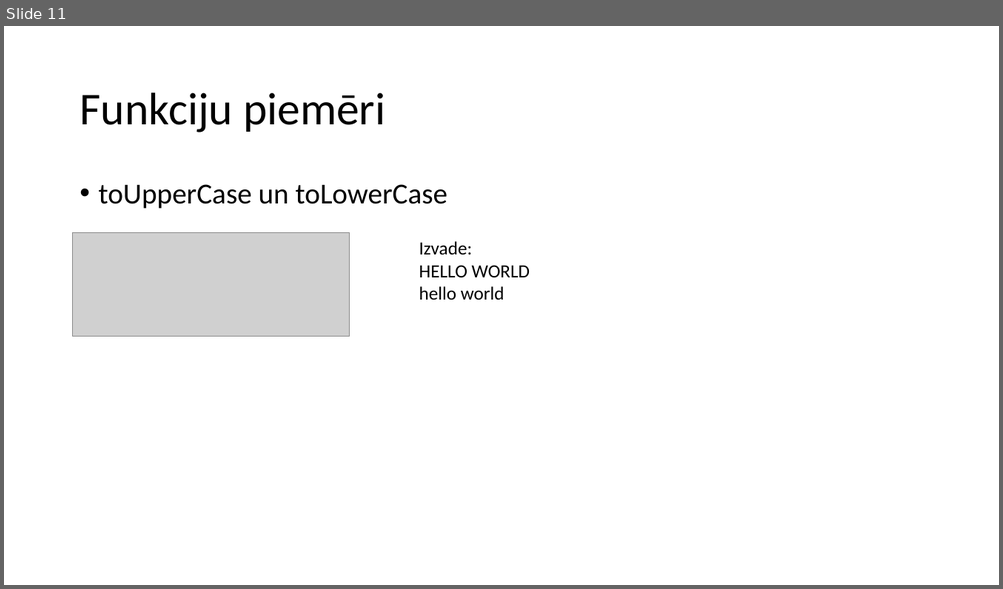
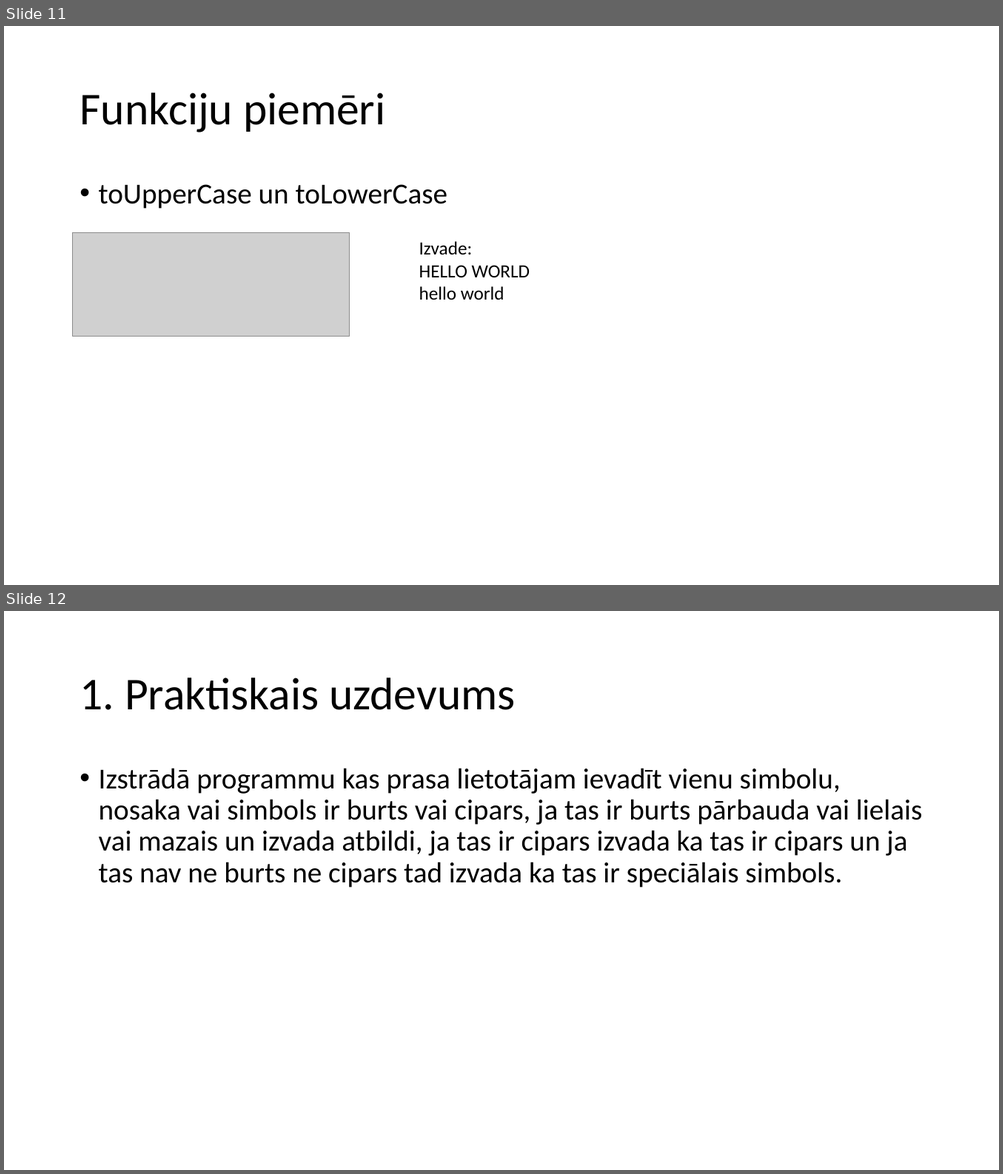
Before and after one commit to minime556/Eksamens, a slide deck: MacibuMaterialsProgEks.pptx. Shown one above the other, each under a label of ours: slide 11 before the commit, slides 11 and 12 after it. The pictures are 1003x589 and 1003x1174 pixels, drawn with LibreOffice and Linux fonts; fonts in the diff are those of the drawing; grey boxes stand for pictures. Boxes give left, top, right and bottom in pixels: in the first picture for what was removed or moved away, otherwise in the second. Text is boxed around its words. In the diff, an @@ line names an element or a change of style, - is before the commit and + after.

```diff
--- a/MacibuMaterialsProgEks.pptx
+++ b/MacibuMaterialsProgEks.pptx
@@ slide 12 added at [4, 611, 999, 1170], background #FFFFFF @@
@@ title added at [79, 678, 515, 710], 44 pt, text #000000 @@
+1. Praktiskais uzdevums
@@ text added at [99, 768, 922, 888], 28 pt, text #000000 @@
+• Izstrādā programmu kas prasa lietotājam ievadīt vienu simbolu, nosaka vai simbols ir burts vai cipars, ja tas ir burts pārbauda vai lielais vai mazais un izvada atbildi, ja tas ir cipars izvada ka tas ir cipars un ja tas nav ne burts ne cipars tad izvada ka tas ir speciālais simbols.
```
Also in this commit, not shown: 1 other slide added, 4 other files.
